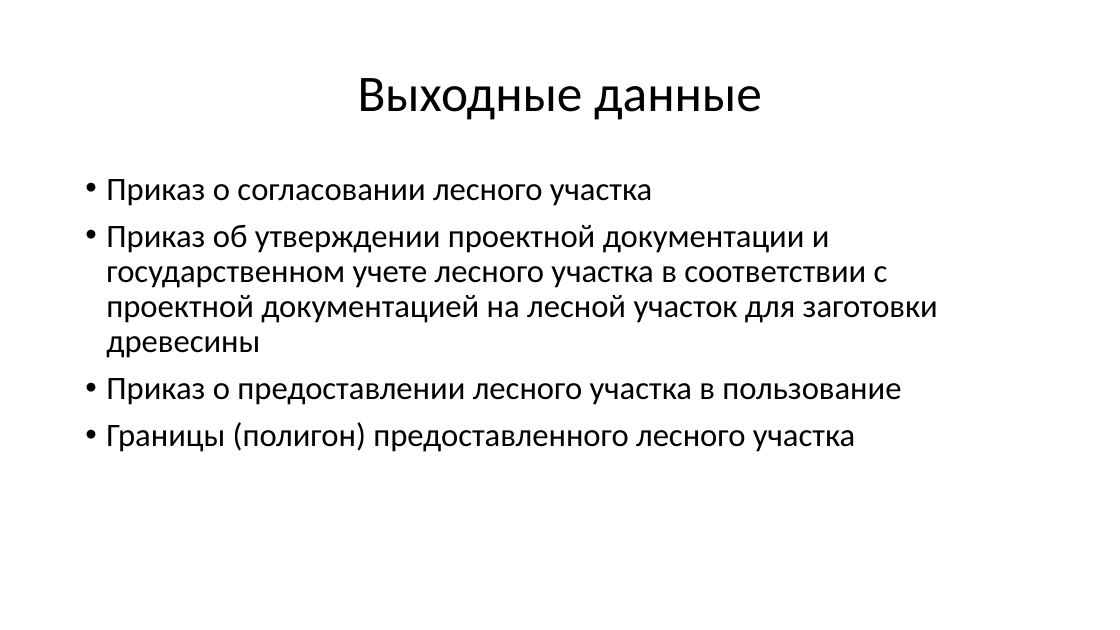
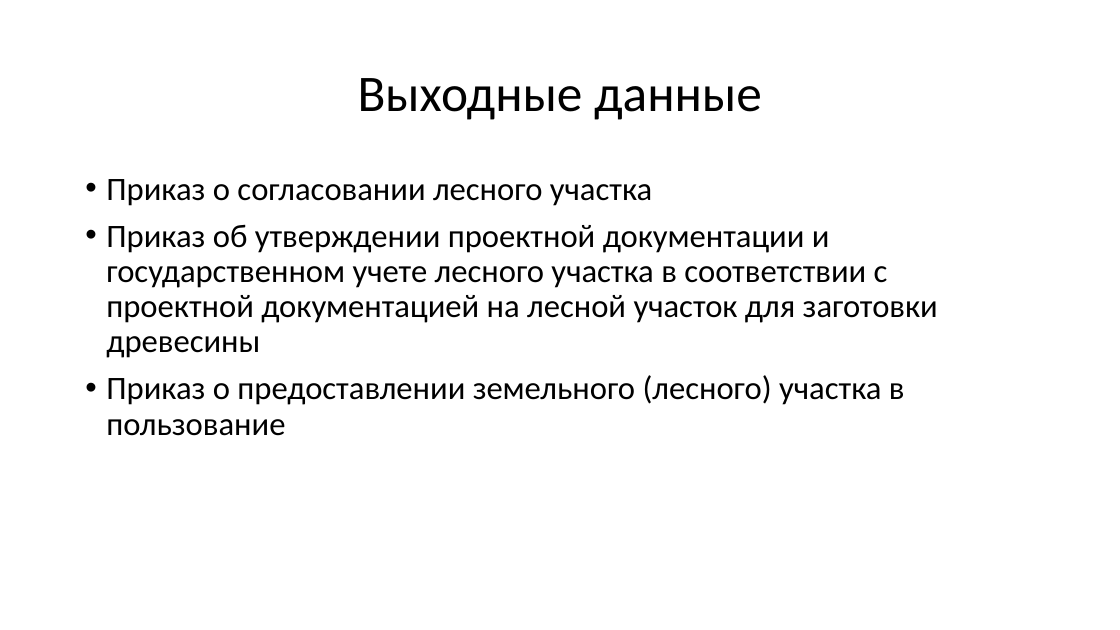
Before and after one commit to mcdodik20008/docs, a slide deck: slide 12 of Презентация.pptx. Drawn at 1120x630 pixels with LibreOffice and Linux fonts; fonts in the diff are those of the drawing. Boxes give left, top, right and bottom in pixels: in the first picture for what was removed or moved away, otherwise in the second. Text is boxed around its words. In the diff, an @@ line names an element or a change of style, - is before the commit and + after.

```diff
--- a/Презентация.pptx
+++ b/Презентация.pptx
@@ text at box(106, 375, 905, 436): text changed; text colour #303030 to #000000 @@
-• Приказ о предоставлении лесного участка в пользование
-• Границы (полигон) предоставленного лесного участка
+• Приказ о предоставлении земельного (лесного) участка в пользование
```
Also in this commit, not shown: 11 other slides changed, 1 slide added, 1 slide removed.
